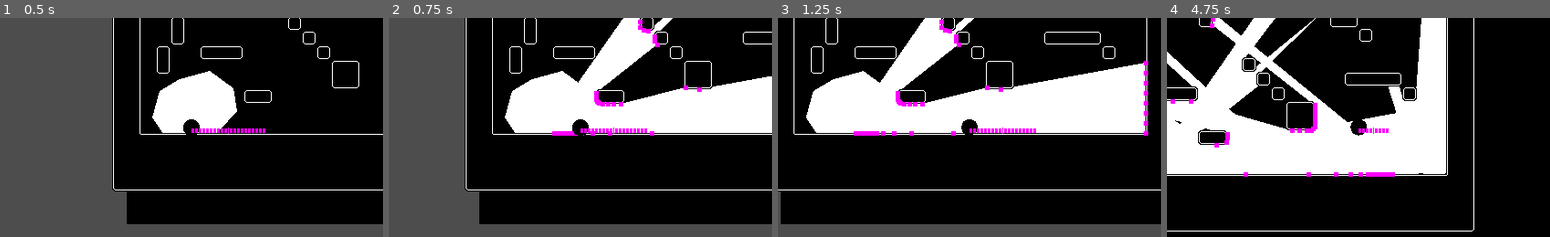
Above: before the commit, frames 1-4 (left to right).
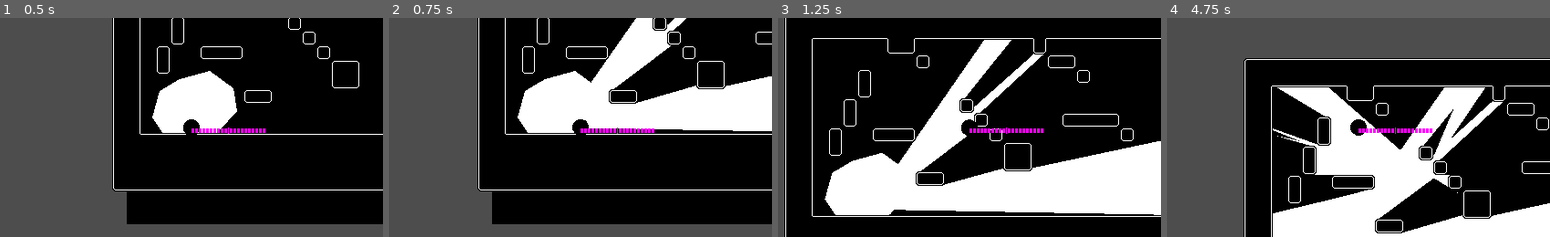
Above: after the commit, the same moments.

Repository: KingOfSpadesJFK/bhleg
Game: Godot game, scene res://levels/test_level.tscn
Two runs of this game, one before a commit and one after it. Both use one fixed random seed, a clock stepped at 60 frames per second and the inputs below.
Inputs (mouse positions are in pixels of both pictures, inside the frame that each line leads up to):
- Up to frame 1 (0.5 s): no input
- Up to frame 2 (0.75 s): tap Enter at 0.5 s; move the mouse to (664, 116) at 0.52 s; press the mouse at (664, 116) at 0.53 s; hold D (player_right) from 0.53 s (still down)
- Up to frame 3 (1.25 s): keep holding D (player_right); tap Space (player_jump) at 0.77 s
- Up to frame 4 (4.75 s): move the mouse to (1281, 138) at 1.27 s; release the mouse at (1281, 138) at 1.28 s; click (1281, 138) at 1.35 s; tap Space (player_jump) at 1.52, 3.02, 3.77, 4.52 s; move the mouse to (1396, 79) at 2.02 s; release D (player_right) at 2.03 s; press the mouse at (1396, 79) at 2.03 s; hold A (player_left) 2.03-2.78 s; move the mouse to (1339, 171) at 2.77 s; release the mouse at (1339, 171) at 2.78 s; hold D (player_right) 2.78-4.28 s; click (1339, 171) at 2.85 s; move the mouse to (1473, 160) at 3.52 s; press the mouse at (1473, 160) at 3.53 s; move the mouse to (1243, 94) at 4.27 s; release the mouse at (1243, 94) at 4.28 s; hold A (player_left) from 4.28 s (still down); click (1243, 94) at 4.35 s

Frame 1 is identical in both runs. In frame 2, 9.1% of the frame differs, in the area x 19-100%, y 0-95%; in frame 3, 53%; in frame 4, 59%, in the area x 0-100%, y 0-100%.

Commit message:
optimized for minimal vertex count

Diff:
--- a/scripts/player.gd
+++ b/scripts/player.gd
@@ -6,7 +6,7 @@
 const JUMP_VELOCITY = -400.0
 const FLASH_RAY_LENGTH = 1000.0
 const FLASH_SPREAD = 90.0			# How wide the area of flash should be (in degrees)
-const FLASH_SAMPLES = 50
+const FLASH_SAMPLES = 100
 
 # Get the gravity from the project settings to be synced with RigidBody nodes.
 var gravity = ProjectSettings.get_setting("physics/2d/default_gravity")
@@ -83,55 +83,59 @@
 	var angle: float = deg_to_rad(_flash_angle - FLASH_SPREAD / 2.0)
 
 	# Initial starting ray cast
-	var dir = Vector2(cos(angle), sin(angle))	# Convert the current angle to a normal vector
-	var query = PhysicsRayQueryParameters2D.create(global_position, dir * FLASH_RAY_LENGTH)
-	query.collision_mask = 4
-	var shad_result = space_state.intersect_ray(query)
-	if shad_result:
-		verts.append(shad_result.position)
-	else:
-		verts.append(global_position)
+	var mid_pos: Vector2
+	var query = PhysicsRayQueryParameters2D.create(global_position, Vector2(cos(angle), sin(angle)) * FLASH_RAY_LENGTH)
+	query.collision_mask = 1
+	var env_result = space_state.intersect_ray(query)
+	verts.append(global_position)
+	if env_result:
+		mid_pos = env_result.position
+
+	# Record previous entries
+	var prev_pos = verts[0]
+	var v = (env_result.position - prev_pos).normalized()
+	var prev_dir = atan2(v.y, v.x)
 
 	# Raycast the samples
-	var prev_pos = verts[0]
-	var prev_dir = Vector2(0,0)
-	for i in range(FLASH_SAMPLES):
+	var next_dir = 0.0
+	angle += step
+	for i in range(FLASH_SAMPLES-1):
 		# Raycast
-		dir = Vector2(cos(angle), sin(angle))	# Convert the current angle to a normal vector
+		var dir = Vector2(cos(angle), sin(angle))	# Convert the current angle to a normal vector
 		query.to = dir * FLASH_RAY_LENGTH
 		query.collision_mask = 1					# This first ray query will check for layer 1 (the environment)
-		var env_result = space_state.intersect_ray(query)
+		env_result = space_state.intersect_ray(query)
 
 		# Process the result
 		if env_result:
-			# Append to the polygon
-			var d = (env_result.position - prev_pos).normalized()
-			if !d.is_equal_approx(prev_dir):
-				verts.append(env_result.position)
+			# Check if the points are lined in the same direction
+			var _v = (env_result.position - mid_pos).normalized()
+			next_dir = atan2(_v.y, _v.x)
+			if next_dir < 0.0:
+				next_dir += 2.0 * PI
+			if next_dir - prev_dir >= PI / 80.0 || next_dir - prev_dir <= -PI / 80.0:
+				# Append to the polygon
+				verts.append(mid_pos)
 
 				# Create the debug marker
-				var sp = Sprite2D.new()
-				var t = PlaceholderTexture2D.new()
-				t.size = Vector2(5,5)
-				sp.texture = t
-				sp.position = env_result.position
-				_flash_markers.add_child(sp)
-
-			prev_dir = d
+				#var sp = Sprite2D.new()
+				#var t = PlaceholderTexture2D.new()
+				#t.size = Vector2(5,5)
+				#sp.texture = t
+				#sp.position = mid_pos
+				#_flash_markers.add_child(sp)
+
+			prev_pos = mid_pos
+			mid_pos = env_result.position
+			prev_dir = next_dir
 
 		# Add the step
 		angle += step
 
-	# Final ray cast for starting ray
-	query.collision_mask = 4
-	shad_result = space_state.intersect_ray(query)
-	if shad_result:
-		verts.append(shad_result.position)
-	else:
-		verts.append(global_position)
-
 	# Finalize new polygon
+	verts.append(global_position)
 	shadow_body.add_polygon(PackedVector2Array(verts))
+	print("Vert count: " + str(verts.size()))
 
 	# Create the polygon visual
 	verts[0] = global_position
@@ -140,7 +144,6 @@
 	# flash_poly.color = Color(1,0,0,1)
 	flash_poly.polygon = PackedVector2Array(verts)
 	add_sibling(flash_poly)
-	flash.emit(1, 1)
 	_do_flash = FlashType.NONE
 
 
